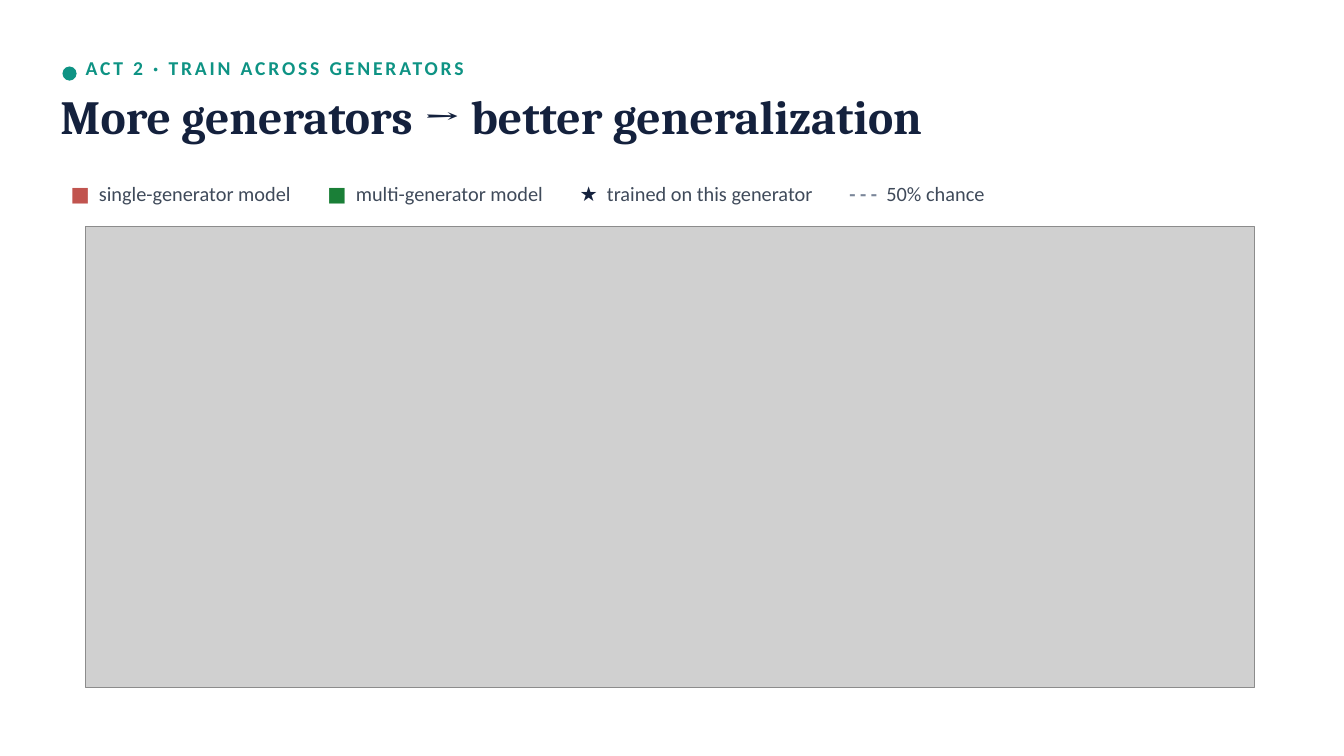
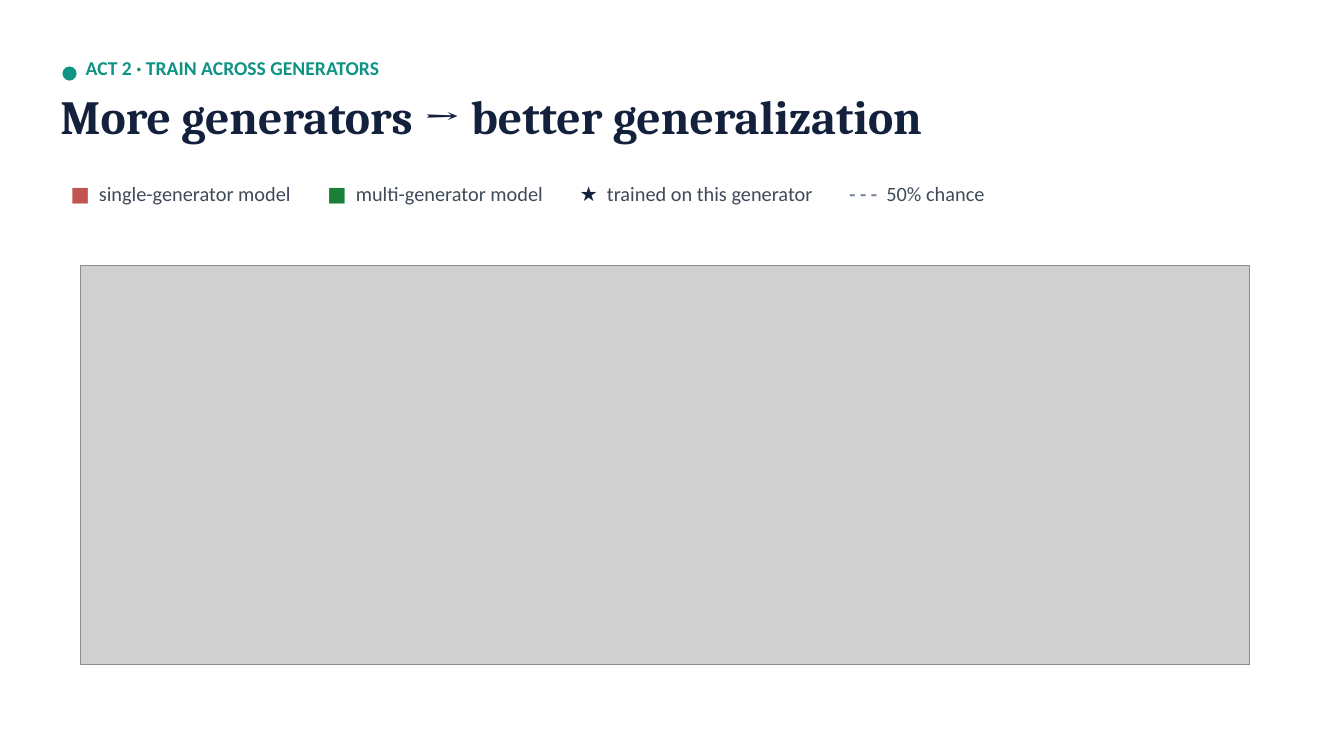
Before and after one commit to LWurtzel/AI-Image-Discrimination, a slide deck: slide 6 of Slides.pptx. Drawn at 1344x756 pixels with LibreOffice and Linux fonts; fonts in the diff are those of the drawing; grey boxes stand for pictures. Boxes give left, top, right and bottom in pixels: in the first picture for what was removed or moved away, otherwise in the second. Text is boxed around its words. In the diff, an @@ line names an element or a change of style, - is before the commit and + after.

Commit message:
Changed image in slideshow

```diff
--- a/Slides.pptx
+++ b/Slides.pptx
@@ text "ACT 2 · TRAIN ACROSS ..." at (86, 62, 379, 75): letter spacing 2 to 0 pt @@
@@ picture: place and size @@
-picture at (86, 227, 1255, 688)
+picture at (81, 265, 1250, 664)
```
Also in this commit, not shown: 11 other slides changed.
